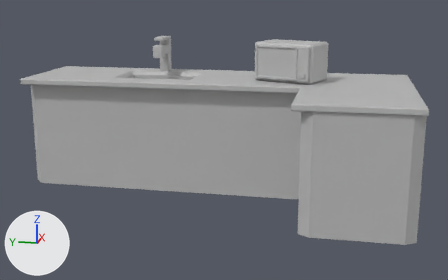
Renders of the FBX model Assets/Artist_Assets/FBX/KitchenCounter.fbx from each side of a commit.
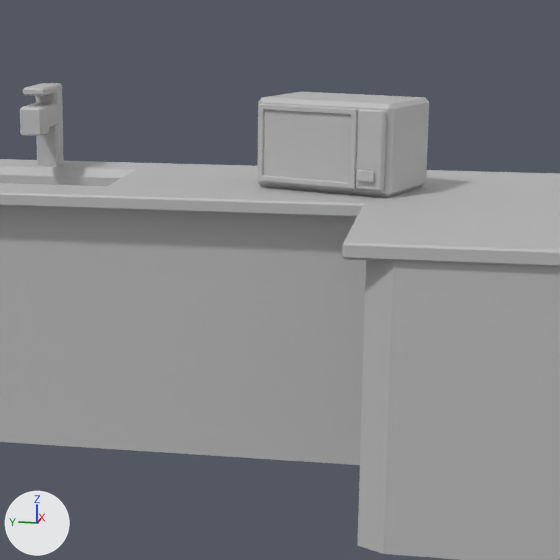
Each version is shown whole from a 50 mm camera at (4.38, -10.82, 2.2) aimed at (10.39, -9.62, 0.7), then close up on the part from 32% to 86% of the width and 0% to 86% of the height. Arrows for +X, +Y and +Z are at lower left; the lights stay in place. The older version's two pictures come first. Where no turn or scale is listed for an object, it has been applied to the vertices. Vertices at exactly the same position are counted once.

The first close-up shows 'Kitchen_counter'.
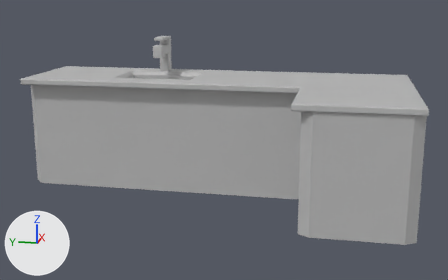
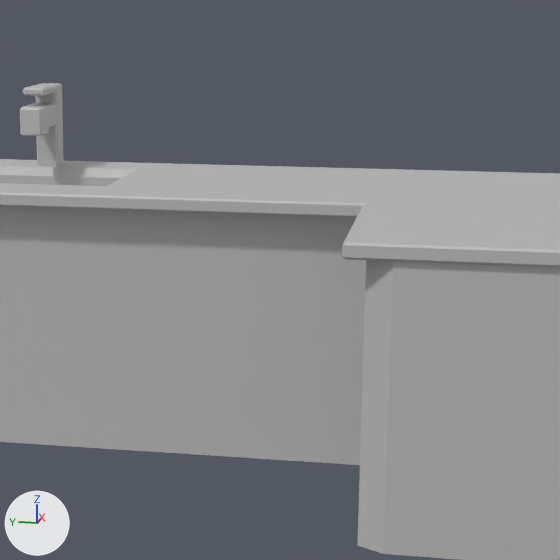
Changed parts and their boxes (x1, y1, x2, y2) in the close-ups (560 x 560 px; the box of a moved part takes in the faces that stretch with it):
part 1 of me_mesh, deleted: before (257, 104, 359, 189)
part 2 of me_mesh, deleted: before (257, 92, 429, 198)
part 3 of me_mesh, deleted: before (357, 170, 374, 182)
part 4 of me_mesh, deleted: before (356, 109, 387, 191)
part 5 of me_mesh, moved or reshaped: (39, 105, 560, 250) in both

Diff of the bpy script that builds the scene:
```diff
--- a/Assets/Artist_Assets/FBX/KitchenCounter.fbx.py
+++ b/Assets/Artist_Assets/FBX/KitchenCounter.fbx.py
@@ me_mesh @@
 # used by ob_kitchen_counter; location = (10.401, -9.461, 0.889)
-me_mesh.from_pydata(...)  # 309 vertices, 291 faces; spans x -1.0..1.0, y -2.0..2.0, z -0.78..0.78
+me_mesh.from_pydata(...)  # 189 vertices, 173 faces; spans x -1.0..1.0, y -2.0..2.0, z -0.78..0.78
+# me_mesh part 1: the loose piece of 52 vertices spanning x 0.07..0.26, y -0.88..-0.43, z 0.42..0.75 is deleted
+# me_mesh part 2: the loose piece of 24 vertices spanning x 0.05..0.65, y -1.15..-0.42, z 0.39..0.78 is deleted
+# me_mesh part 3: the loose piece of 24 vertices spanning x 0.02..0.06, y -0.95..-0.88, z 0.46..0.5 is deleted
+# me_mesh part 4: the loose piece of 20 vertices spanning x 0.03..0.1, y -0.99..-0.87, z 0.42..0.75 is deleted
+# me_mesh part 5
+# 21 faces are deleted
+# 21 new faces join them
 me_mesh.materials.append(mat_kitchen)
```
